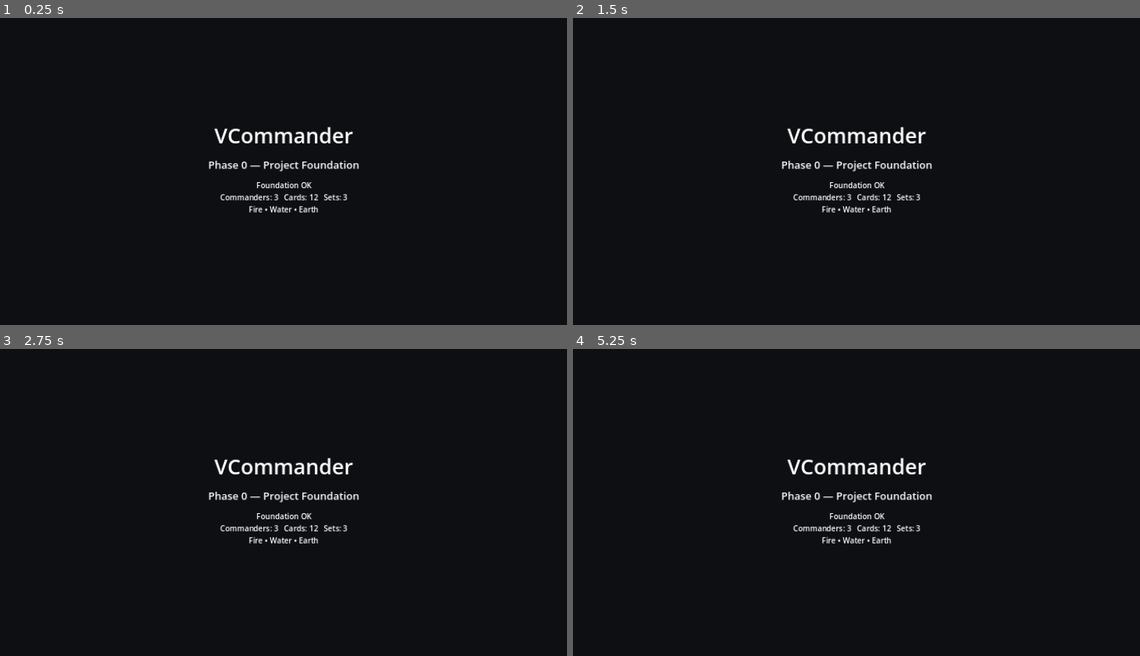
Above: before the commit, frames 1-4 (two rows, left to right).
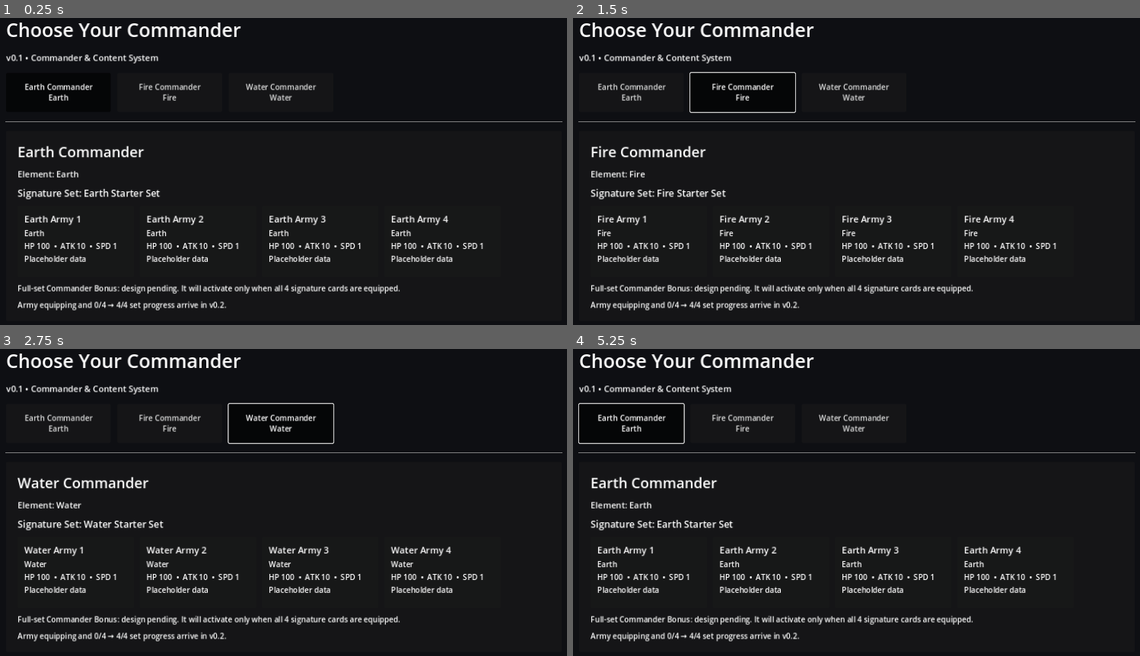
Above: after the commit, the same moments.

Repository: oaklanavery-hub/vcommander
Game: Godot game, scene res://scenes/commander_select/commander_select.tscn
The game is run twice, just before and just after one commit, with the same random seed, the same clock (stepped at 60 frames per second) and the same inputs. Before the commit the project starts from res://scenes/boot/boot.tscn.
Inputs (mouse positions are in pixels of both pictures, inside the frame that each line leads up to):
- Up to frame 1 (0.25 s): no input
- Up to frame 2 (1.5 s): click (629, 91) at 0.5 s, where only the run after the commit has a clickable "Earth Commander Earth"; click (743, 91) at 1.25 s, where only the run after the commit has a clickable "Fire Commander Fire"
- Up to frame 3 (2.75 s): click (283, 422) at 2 s, where only the run after the commit has a clickable "Water Commander Water"
- Up to frame 4 (5.25 s): click (629, 422) at 2.75 s, where only the run after the commit has a clickable "Earth Commander Earth"; click (743, 422) at 3.5 s, where only the run after the commit has a clickable "Fire Commander Fire"; click (856, 422) at 4.25 s, where only the run after the commit has a clickable "Water Commander Water"; click (629, 422) at 5 s, where only the run after the commit has a clickable "Earth Commander Earth"

The runs differ from the first frame. In frame 1, 8.2% of the frame differs, in the area x 0-100%, y 1-96%; in frame 2, 8.2%; in frame 3, 8.6%; in frame 4, 8.4%.

Commit message:
feat: add commander selection content screen

Diff:
--- a/project.godot
+++ b/project.godot
@@ -5,7 +5,7 @@
 [application]
 
 config/name="VCommander"
-run/main_scene="res://scenes/boot/boot.tscn"
+run/main_scene="res://scenes/commander_select/commander_select.tscn"
 
 [autoload]
 
--- /dev/null
+++ b/scenes/commander_select/commander_select.tscn
@@ -0,0 +1,90 @@
+[gd_scene load_steps=2 format=3]
+
+[ext_resource path="res://scripts/commander_select/commander_select.gd" type="Script" id="1"]
+
+[node name="CommanderSelect" type="Control"]
+layout_mode = 3
+anchors_preset = 15
+anchor_right = 1.0
+anchor_bottom = 1.0
+grow_horizontal = 2
+grow_vertical = 2
+script = ExtResource("1")
+
+[node name="Margin" type="MarginContainer" parent="."]
+layout_mode = 1
+anchors_preset = 15
+anchor_right = 1.0
+anchor_bottom = 1.0
+offset_left = 56.0
+offset_top = 42.0
+offset_right = -56.0
+offset_bottom = -42.0
+grow_horizontal = 2
+grow_vertical = 2
+
+[node name="Main" type="VBoxContainer" parent="Margin"]
+layout_mode = 2
+theme_override_constants/separation = 18
+
+[node name="Title" type="Label" parent="Margin/Main"]
+layout_mode = 2
+theme_override_font_sizes/font_size = 40
+text = "Choose Your Commander"
+
+[node name="Subtitle" type="Label" parent="Margin/Main"]
+layout_mode = 2
+theme_override_font_sizes/font_size = 18
+text = "v0.1 • Commander & Content System"
+
+[node name="CommanderRow" type="HBoxContainer" parent="Margin/Main"]
+layout_mode = 2
+theme_override_constants/separation = 14
+
+[node name="Divider" type="HSeparator" parent="Margin/Main"]
+layout_mode = 2
+
+[node name="DetailPanel" type="PanelContainer" parent="Margin/Main"]
+layout_mode = 2
+size_flags_vertical = 3
+
+[node name="Padding" type="MarginContainer" parent="Margin/Main/DetailPanel"]
+layout_mode = 2
+theme_override_constants/margin_left = 24
+theme_override_constants/margin_top = 22
+theme_override_constants/margin_right = 24
+theme_override_constants/margin_bottom = 22
+
+[node name="Details" type="VBoxContainer" parent="Margin/Main/DetailPanel/Padding"]
+layout_mode = 2
+theme_override_constants/separation = 12
+
+[node name="CommanderName" type="Label" parent="Margin/Main/DetailPanel/Padding/Details"]
+layout_mode = 2
+theme_override_font_sizes/font_size = 30
+text = "Commander"
+
+[node name="Element" type="Label" parent="Margin/Main/DetailPanel/Padding/Details"]
+layout_mode = 2
+theme_override_font_sizes/font_size = 18
+text = "Element"
+
+[node name="SetName" type="Label" parent="Margin/Main/DetailPanel/Padding/Details"]
+layout_mode = 2
+theme_override_font_sizes/font_size = 20
+text = "Signature Set"
+
+[node name="CardsGrid" type="GridContainer" parent="Margin/Main/DetailPanel/Padding/Details"]
+layout_mode = 2
+columns = 4
+theme_override_constants/h_separation = 12
+
+[node name="Bonus" type="Label" parent="Margin/Main/DetailPanel/Padding/Details"]
+layout_mode = 2
+text = "Commander bonus"
+autowrap_mode = 2
+
+[node name="NextStep" type="Label" parent="Margin/Main/DetailPanel/Padding/Details"]
+layout_mode = 2
+text = "Army equipping and 0/4 → 4/4 set progress arrive in v0.2."
+autowrap_mode = 2
--- /dev/null
+++ b/scripts/commander_select/commander_select.gd
@@ -0,0 +1,120 @@
+extends Control
+
+@onready var commander_row: HBoxContainer = $Margin/Main/CommanderRow
+@onready var commander_name: Label = $Margin/Main/DetailPanel/Padding/Details/CommanderName
+@onready var element_label: Label = $Margin/Main/DetailPanel/Padding/Details/Element
+@onready var set_name_label: Label = $Margin/Main/DetailPanel/Padding/Details/SetName
+@onready var cards_grid: GridContainer = $Margin/Main/DetailPanel/Padding/Details/CardsGrid
+@onready var bonus_label: Label = $Margin/Main/DetailPanel/Padding/Details/Bonus
+
+var commander_buttons: Dictionary = {}
+var selected_commander_id := ""
+
+func _ready() -> void:
+    var summary := ContentDatabase.get_summary()
+    if not summary.get("ok", false):
+        commander_name.text = "Content data failed to load"
+        element_label.text = "Check the Godot output log."
+        set_name_label.text = ""
+        bonus_label.text = "\n".join(summary.get("errors", []))
+        return
+
+    _populate_commanders()
+
+func _populate_commanders() -> void:
+    var all_commanders := ContentDatabase.get_all_commanders()
+    if all_commanders.is_empty():
+        commander_name.text = "No Commanders found"
+        return
+
+    for commander in all_commanders:
+        var commander_id: String = str(commander.get("id", ""))
+        var button := Button.new()
+        button.custom_minimum_size = Vector2(220, 82)
+        button.toggle_mode = true
+        button.text = "%s\n%s" % [
+            str(commander.get("display_name", commander_id)),
+            str(commander.get("element", "unknown")).capitalize()
+        ]
+        button.pressed.connect(_select_commander.bind(commander_id))
+        commander_buttons[commander_id] = button
+        commander_row.add_child(button)
+
+    _select_commander(str(all_commanders[0].get("id", "")))
+
+func _select_commander(commander_id: String) -> void:
+    var commander := ContentDatabase.get_commander(commander_id)
+    if commander.is_empty():
+        return
+
+    selected_commander_id = commander_id
+    for id in commander_buttons:
+        commander_buttons[id].button_pressed = str(id) == selected_commander_id
+
+    commander_name.text = str(commander.get("display_name", commander_id))
+    element_label.text = "Element: %s" % str(commander.get("element", "unknown")).capitalize()
+
+    var set_id: String = str(commander.get("signature_set_id", ""))
+    var signature_set := ContentDatabase.get_signature_set(set_id)
+    if signature_set.is_empty():
+        set_name_label.text = "Signature set missing"
+        _clear_cards()
+        bonus_label.text = ""
+        return
+
+    set_name_label.text = "Signature Set: %s" % str(signature_set.get("display_name", set_id))
+    _show_signature_cards(signature_set.get("required_card_ids", []))
+
+    var bonus: Dictionary = signature_set.get("bonus", {})
+    if str(bonus.get("status", "")) == "design_pending":
+        bonus_label.text = "Full-set Commander Bonus: design pending. It will activate only when all 4 signature cards are equipped."
+    else:
+        bonus_label.text = "Full-set Commander Bonus configured."
+
+func _show_signature_cards(card_ids: Array) -> void:
+    _clear_cards()
+    var card_definitions := ContentDatabase.get_cards_by_ids(card_ids)
+    for card in card_definitions:
+        cards_grid.add_child(_make_card_preview(card))
+
+func _make_card_preview(card: Dictionary) -> Control:
+    var panel := PanelContainer.new()
+    panel.custom_minimum_size = Vector2(245, 150)
+
+    var margin := MarginContainer.new()
+    margin.add_theme_constant_override("margin_left", 14)
+    margin.add_theme_constant_override("margin_top", 14)
+    margin.add_theme_constant_override("margin_right", 14)
+    margin.add_theme_constant_override("margin_bottom", 14)
+    panel.add_child(margin)
+
+    var content := VBoxContainer.new()
+    margin.add_child(content)
+
+    var name_label := Label.new()
+    name_label.text = str(card.get("display_name", card.get("id", "Card")))
+    name_label.add_theme_font_size_override("font_size", 19)
+    content.add_child(name_label)
+
+    var element := Label.new()
+    element.text = str(card.get("element", "unknown")).capitalize()
+    content.add_child(element)
+
+    var stats: Dictionary = card.get("stats", {})
+    var stat_label := Label.new()
+    stat_label.text = "HP %s  •  ATK %s  •  SPD %s" % [
+        str(stats.get("health", "—")),
+        str(stats.get("attack", "—")),
+        str(stats.get("attack_speed", "—"))
+    ]
+    content.add_child(stat_label)
+
+    var placeholder := Label.new()
+    placeholder.text = "Placeholder data"
+    content.add_child(placeholder)
+
+    return panel
+
+func _clear_cards() -> void:
+    for child in cards_grid.get_children():
+        child.queue_free()
--- a/scripts/core/content_database.gd
+++ b/scripts/core/content_database.gd
@@ -26,6 +26,31 @@
         "sets": sets.size(),
         "errors": load_errors.duplicate()
     }
+
+func get_commander(commander_id: String) -> Dictionary:
+    return commanders.get(commander_id, {})
+
+func get_signature_set(set_id: String) -> Dictionary:
+    return sets.get(set_id, {})
+
+func get_card(card_id: String) -> Dictionary:
+    return cards.get(card_id, {})
+
+func get_all_commanders() -> Array[Dictionary]:
+    var ids: Array = commanders.keys()
+    ids.sort()
+    var result: Array[Dictionary] = []
+    for commander_id in ids:
+        result.append(commanders[commander_id])
+    return result
+
+func get_cards_by_ids(card_ids: Array) -> Array[Dictionary]:
+    var result: Array[Dictionary] = []
+    for card_id in card_ids:
+        var card := get_card(str(card_id))
+        if not card.is_empty():
+            result.append(card)
+    return result
 
 func _load_json_tree(root_path: String, target: Dictionary) -> void:
     var directory := DirAccess.open(root_path)
Not shown, changed: README.md
Not shown, changed: docs/CHANGELOG.md
Not shown, changed: docs/ROADMAP.md
